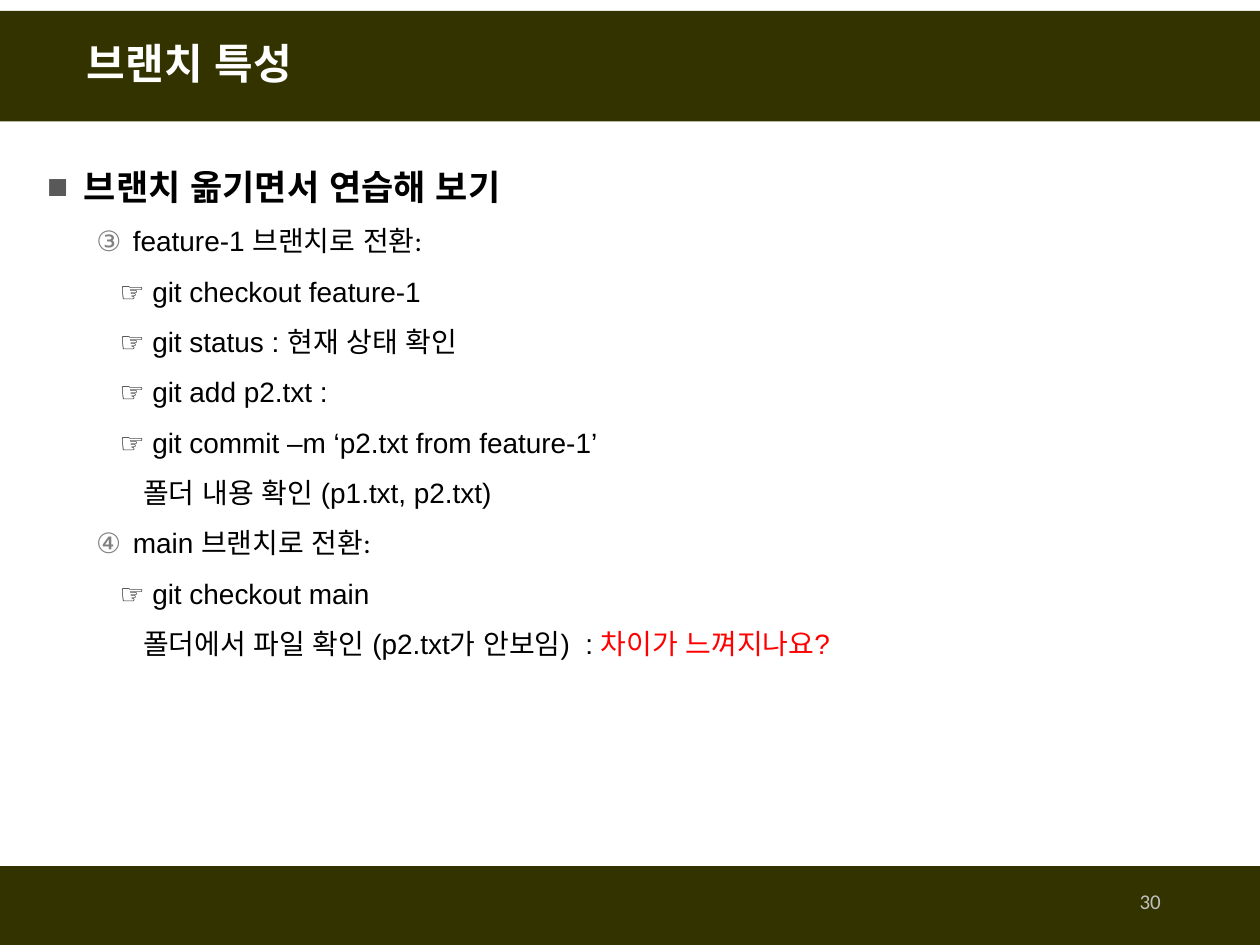
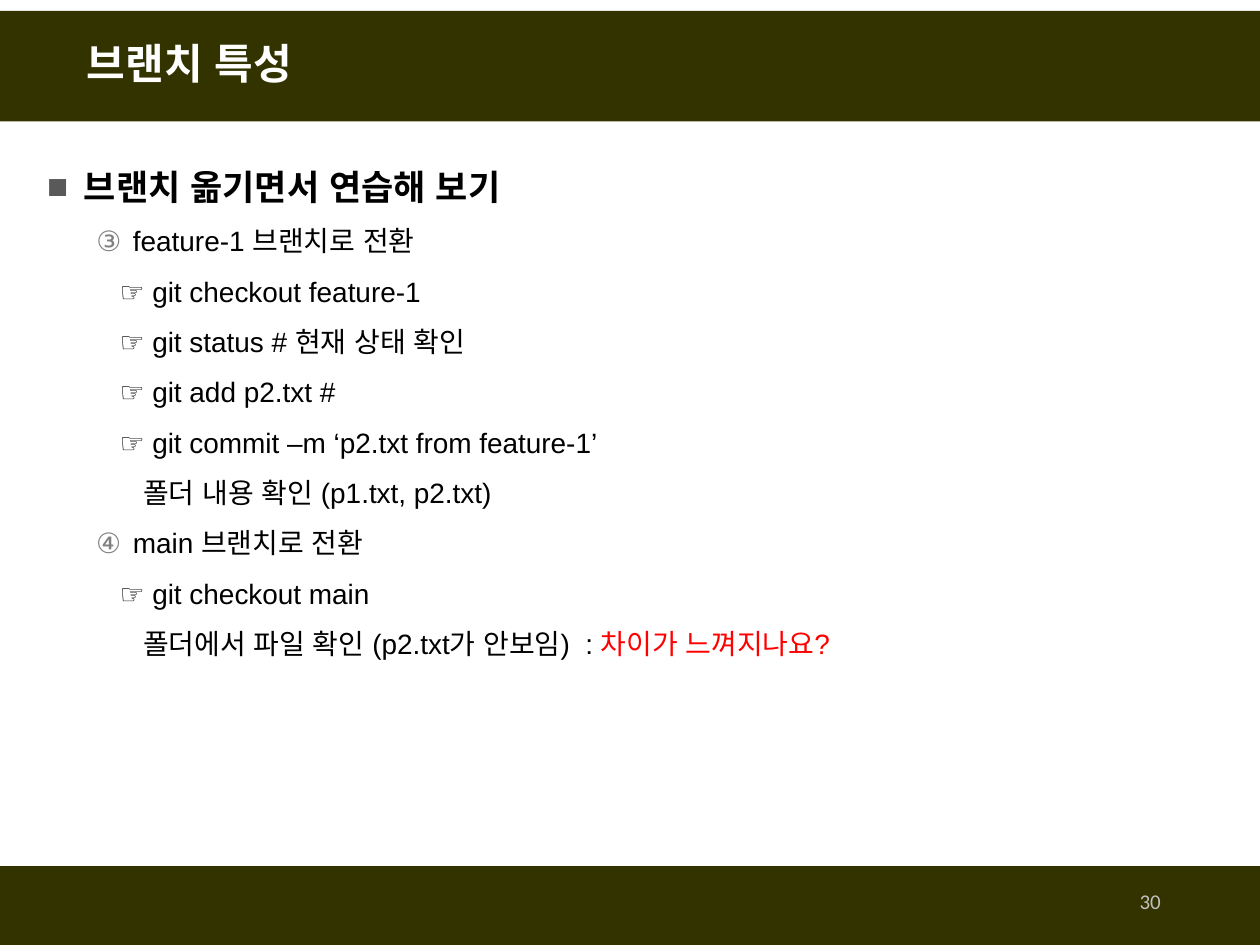
Before and after one commit to fasthill/github-lecture, a slide deck: slide 30 of git및github첫걸음-git사용하기.pptx. Drawn at 1260x945 pixels with LibreOffice and Linux fonts; fonts in the diff are those of the drawing. Boxes give left, top, right and bottom in pixels: in the first picture for what was removed or moved away, otherwise in the second. Text is boxed around its words. In the diff, an @@ line names an element or a change of style, - is before the commit and + after.

```diff
--- a/git및github첫걸음-git사용하기.pptx
+++ b/git및github첫걸음-git사용하기.pptx
@@ text at <box>133,227,414,254</box>: text changed @@
-  3. feature-1 브랜치로 전환:
+  3. feature-1 브랜치로 전환
@@ text at <box>152,328,465,408</box>: text changed @@
-  ☞ git status : 현재 상태 확인
-  ☞ git add p2.txt :
+  ☞ git status # 현재 상태 확인
+  ☞ git add p2.txt #
@@ text at <box>133,529,363,556</box>: text changed @@
-  4. main 브랜치로 전환:
+  4. main 브랜치로 전환
```
Also in this commit, not shown: 39 other slides changed, 2 slides added, 1 slide removed.
